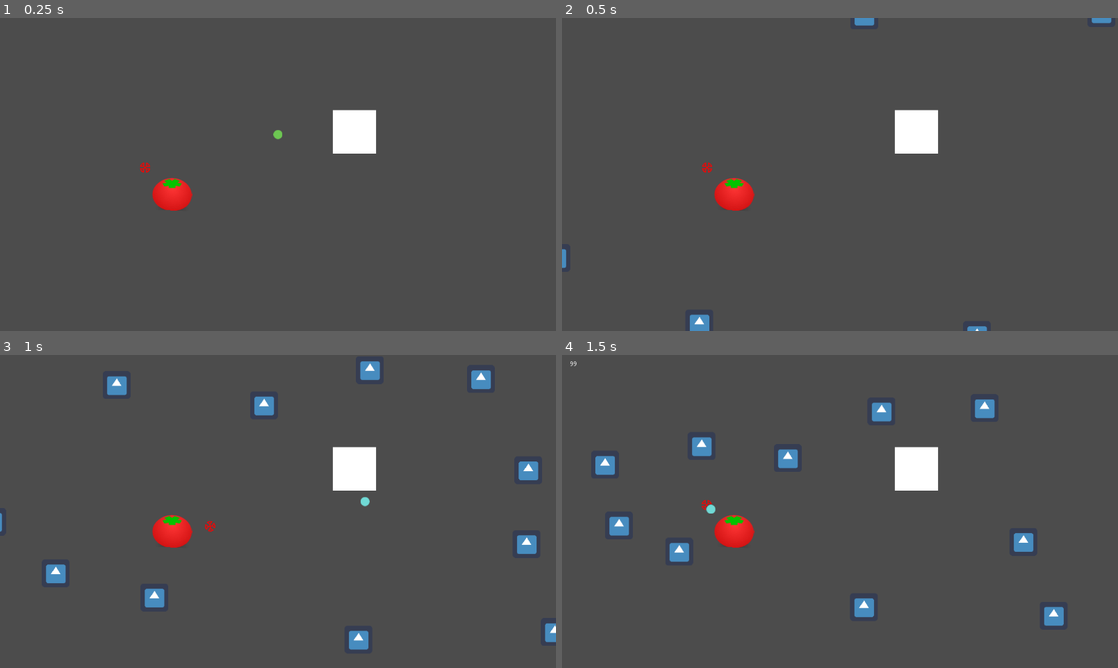
Above: before the commit, frames 1-4 (two rows, left to right).
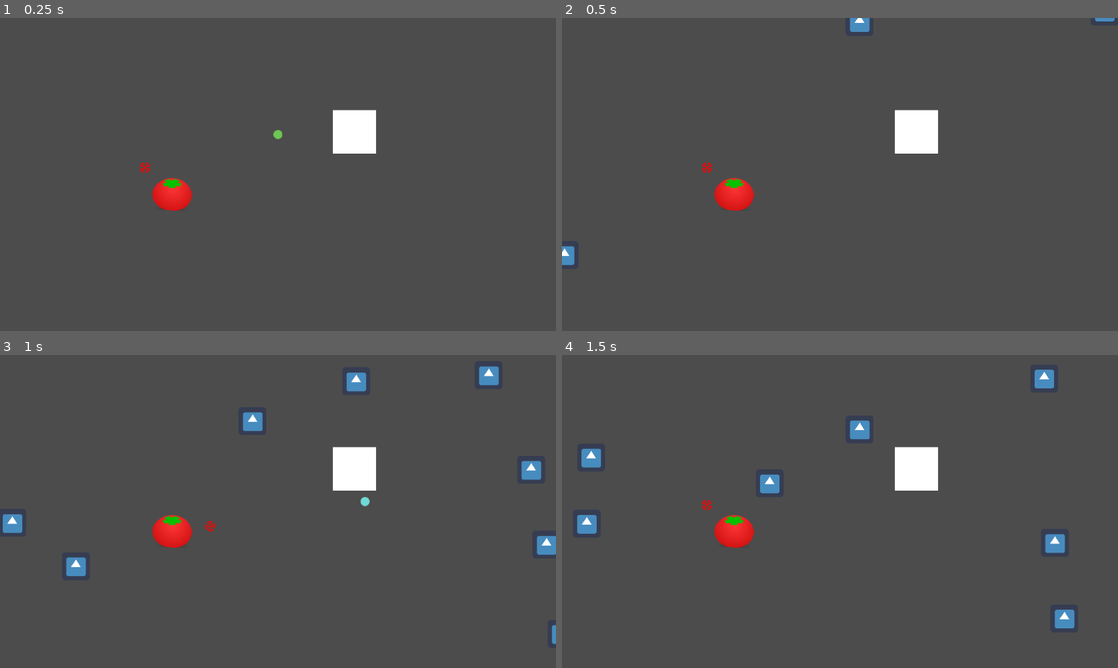
Above: after the commit, the same moments.

Repository: JRo-Robros/BrootalBeetdown
Game: Godot game, scene res://Main.tscn
Same seed, same stepped clock (60 frames per second), same inputs: the game is played once before the commit and once after it. The engine's default icon, where the game draws it, is replaced by a stand-in: a white triangle on a blue panel in a dark square.
Inputs (mouse positions are in pixels of both pictures, inside the frame that each line leads up to):
- Up to frame 1 (0.25 s): no input
- Up to frame 2 (0.5 s): no input
- Up to frame 3 (1 s): move the mouse to (400, 495) at 0.52 s; click (400, 495) at 0.67 s
- Up to frame 4 (1.5 s): move the mouse to (728, 527) at 1.27 s; click (728, 527) at 1.42 s

Frame 1 is identical in both runs. In frame 2, 0.5% of the frame differs, in the area x 0-100%, y 0-100%; in frame 3, 3.0%; in frame 4, 3.5%, in the area x 1-93%, y 2-88%.

Commit message:
Added randomized movement to the enemy.

Diff:
--- a/Enemy 1.gd
+++ b/Enemy 1.gd
@@ -2,9 +2,12 @@
 
 enum STATE {SEEKING, IDLE}
 var state = STATE.SEEKING
+var state_list = [STATE.SEEKING, STATE.IDLE]
+onready var state_timer = $"State Timer"
 
-
+export var random_state = true
 export var max_speed = 300
+export var max_speed_random = 60
 export var acceleration = 2000
 export var deceleration = 2000
 export var damage = 1
@@ -13,6 +16,14 @@
 
 var direction = Vector2.ZERO
 var velocity = Vector2.ZERO
+
+var rand = RandomNumberGenerator.new()
+
+func _ready():
+	rand.randomize()
+	max_speed += rand.randf_range(-max_speed_random, max_speed_random)
+
+	set_random_state()
 
 
 func _physics_process(delta):
@@ -54,3 +65,13 @@
 	audio.play()
 	get_tree().current_scene.add_child(audio)
 	queue_free()
+
+
+func set_random_state():
+	if random_state:
+		state = state_list[rand.randi_range(0,state_list.size() - 1)]
+
+
+func _on_State_Timer_timeout():
+	set_random_state()
+	state_timer.start(rand.randf_range(0.5,1.5))
--- a/Enemy 1.tscn
+++ b/Enemy 1.tscn
@@ -28,4 +28,9 @@
 modulate = Color( 0.835294, 0.521569, 0.4, 0.92549 )
 shape = SubResource( 2 )
 
+[node name="State Timer" type="Timer" parent="."]
+one_shot = true
+autostart = true
+
 [connection signal="area_entered" from="Hurtbox" to="." method="_on_Hurtbox_area_entered"]
+[connection signal="timeout" from="State Timer" to="." method="_on_State_Timer_timeout"]
